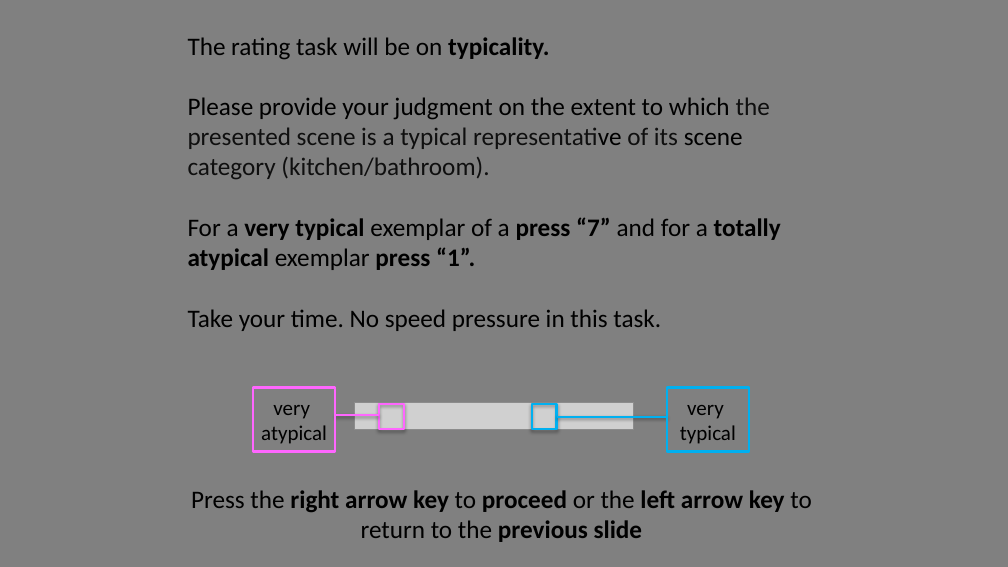
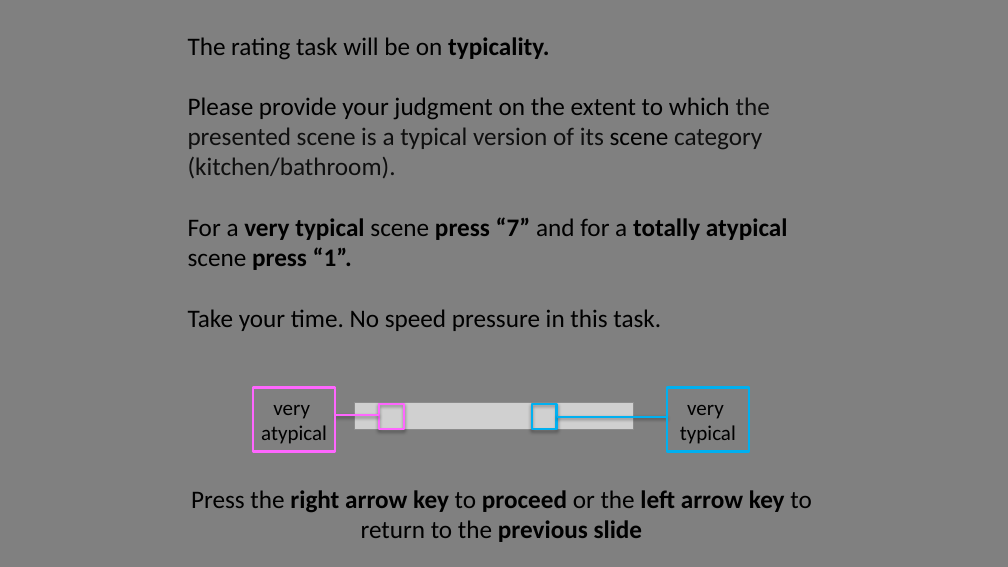
Before and after one commit to michaengeser/pep_wp4, a slide deck: slide 6 of instructions/Instructions.pptx (slide 5 before the commit). Drawn at 1008x567 pixels with LibreOffice and Linux fonts; fonts in the diff are those of the drawing; grey boxes stand for pictures. Boxes give left, top, right and bottom in pixels: in the first picture for what was removed or moved away, otherwise in the second. Text is boxed around its words. In the diff, an @@ line names an element or a change of style, - is before the commit and + after.

```diff
--- a/instructions/Instructions.pptx
+++ b/instructions/Instructions.pptx
@@ text at box(188, 97, 788, 270): text changed @@
-Please provide your judgment on the extent to which the presented scene is a typical representative of its scene category (kitchen/bathroom).
-For a very typical exemplar of a press “7” and for a totally atypical exemplar press “1”.
+Please provide your judgment on the extent to which the presented scene is a typical version of its scene category (kitchen/bathroom).
+For a very typical scene press “7” and for a totally atypical scene press “1”.
```
Also in this commit, not shown: 9 other slides changed, 1 slide removed, 26 other files.
